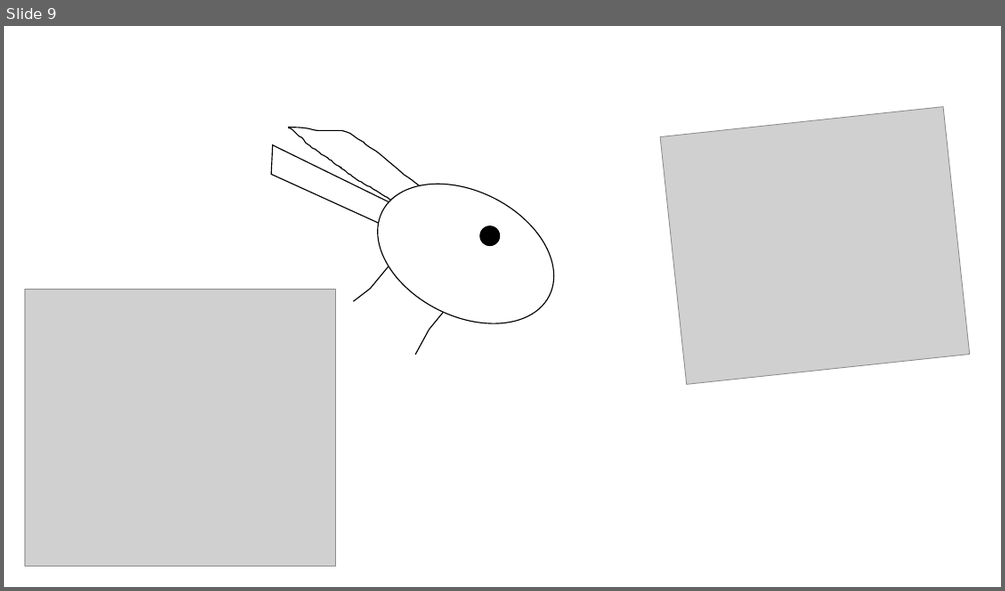
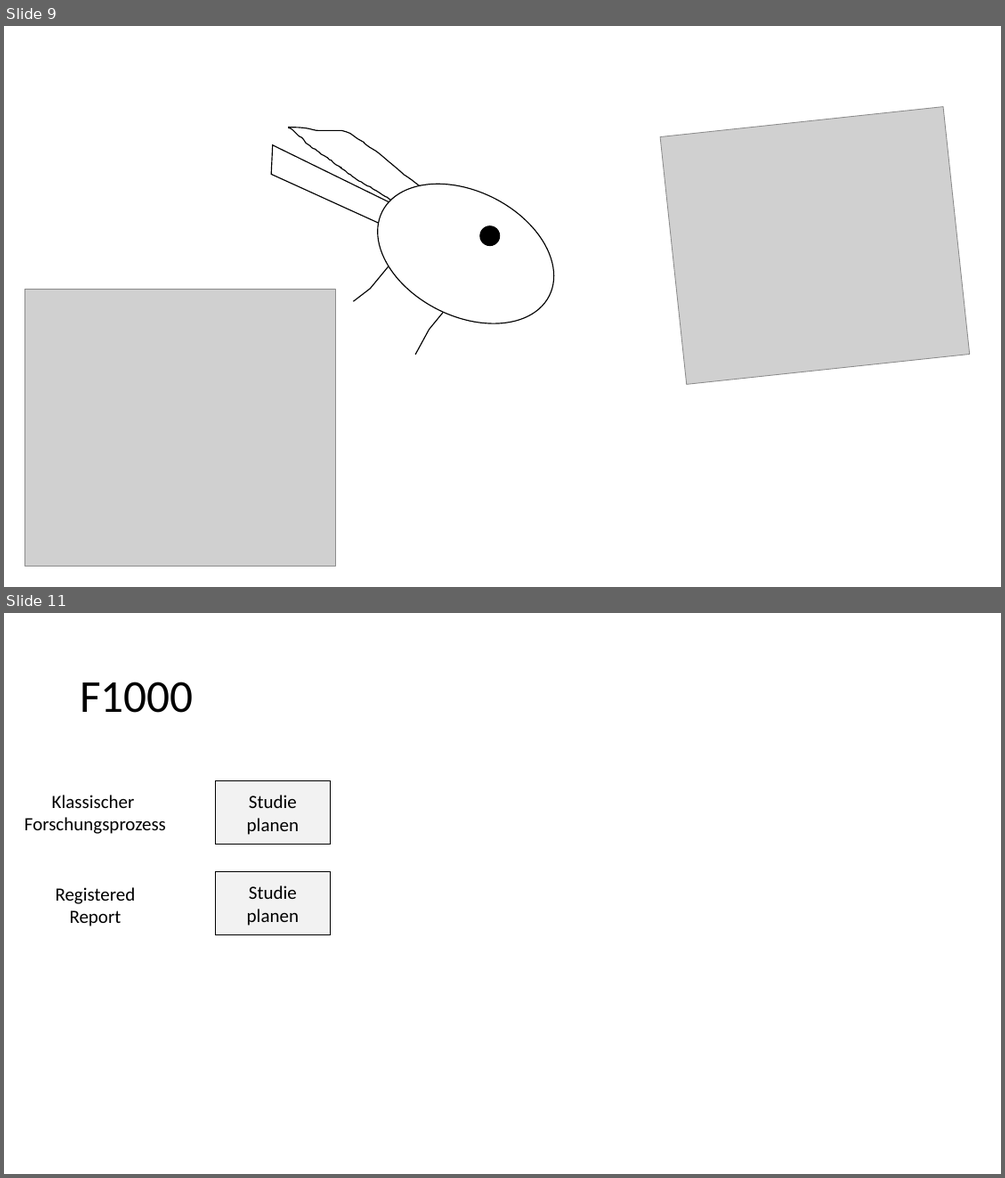
Before and after one commit to LukasRoeseler/opensciencebuch, a slide deck: images/Abbildungen-01.pptx. Shown one above the other, each under a label of ours: slide 9 before the commit, slides 9 and 11 after it; the slides between them are not shown. The pictures are 1005x591 and 1005x1178 pixels, drawn with LibreOffice and Linux fonts; fonts in the diff are those of the drawing; grey boxes stand for pictures. Boxes give left, top, right and bottom in pixels: in the first picture for what was removed or moved away, otherwise in the second. Text is boxed around its words. In the diff, an @@ line names an element or a change of style, - is before the commit and + after.

```diff
--- a/images/Abbildungen-01.pptx
+++ b/images/Abbildungen-01.pptx
@@ slide 11 added at bbox=[4, 613, 1001, 1174], background #FFFFFF @@
@@ title added at bbox=[80, 682, 194, 713], 44 pt, text #000000 @@
+F1000
@@ text added at bbox=[24, 795, 166, 834], 18 pt, text #000000 @@
+Klassischer
+Forschungsprozess
@@ rectangle added at bbox=[216, 780, 330, 844], fill #F2F2F2, outline #000000 1 pt, 18 pt, text #000000 @@
+Studie planen
@@ rectangle added at bbox=[216, 872, 330, 935], fill #F2F2F2, outline #000000 1 pt, 18 pt, text #000000 @@
+Studie planen
@@ text added at bbox=[56, 887, 136, 926], 18 pt, text #000000 @@
+Registered
+Report
```
Also in this commit, not shown: 1 slide changed, 2 other slides added, 26 other files.
